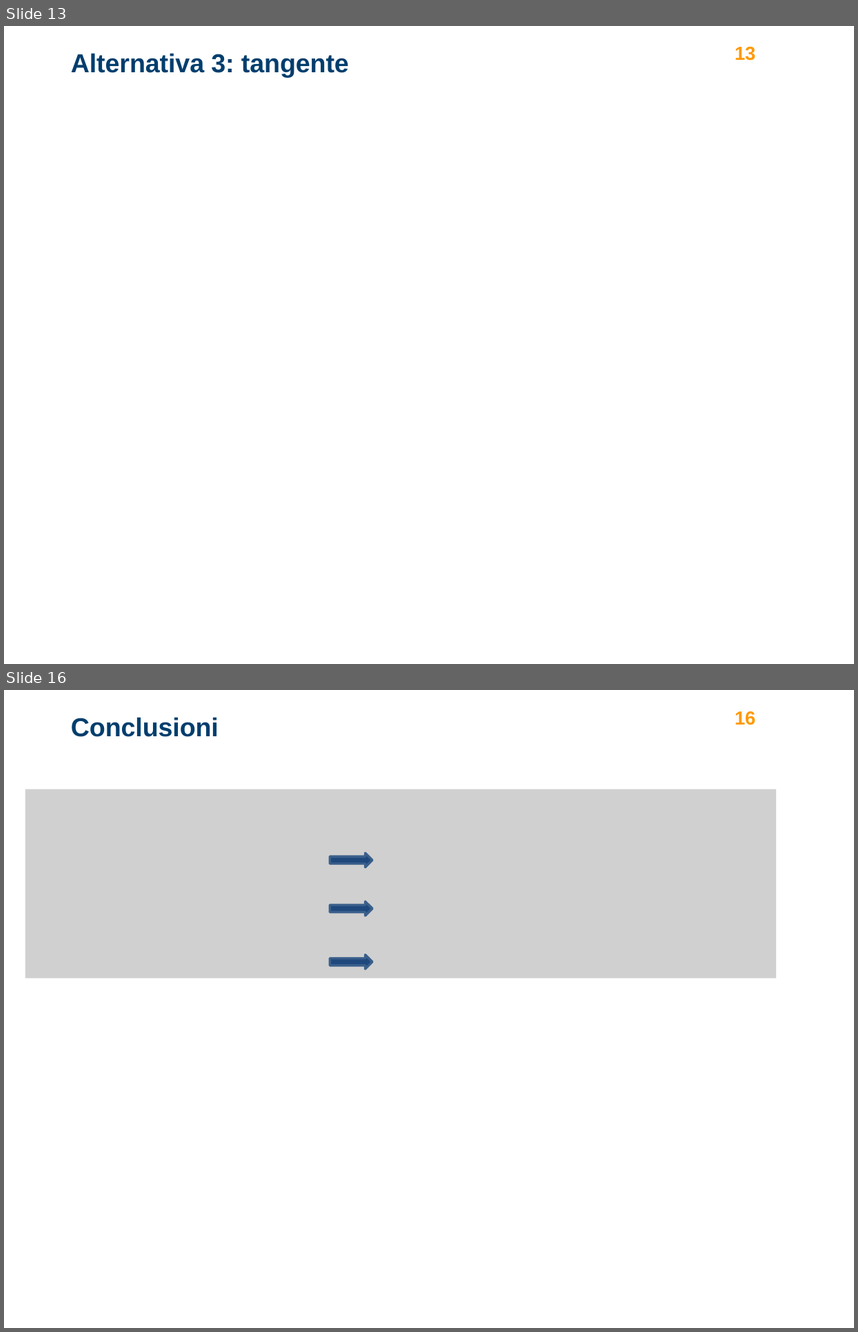
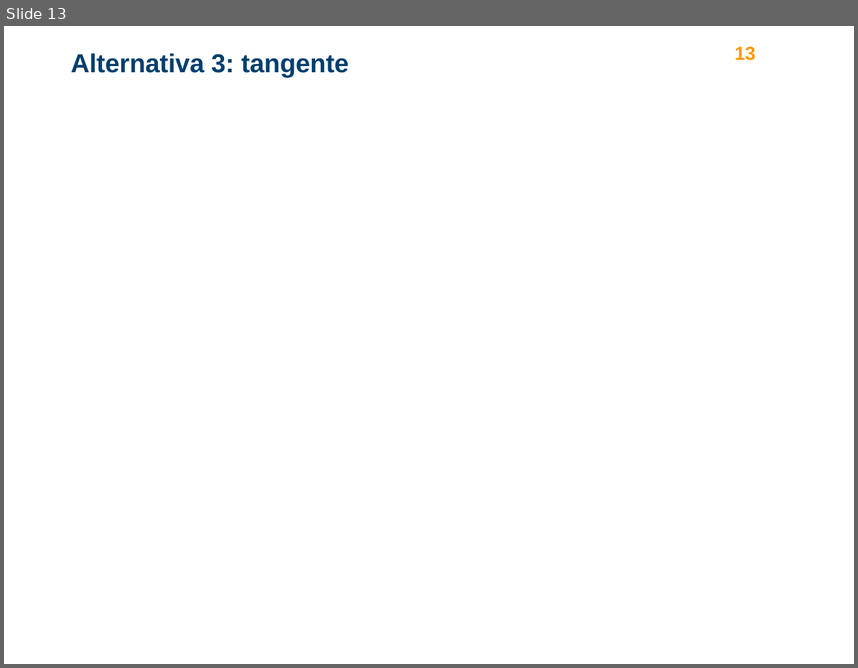
Before and after one commit to turcualexd/IAMS-progetto, a slide deck: Modelli relazione/ppt_presentazione.pptx. Shown one above the other, each under a label of ours: slides 13 and 16 before the commit, slide 13 after it; the slides between them are not shown. The pictures are 858x1332 and 858x668 pixels, drawn with LibreOffice and Linux fonts; fonts in the diff are those of the drawing; grey boxes stand for pictures; background and template pictures are left out. Boxes give left, top, right and bottom in pixels: in the first picture for what was removed or moved away, otherwise in the second. Text is boxed around its words. In the diff, an @@ line names an element or a change of style, - is before the commit and + after.

```diff
--- a/Modelli relazione/ppt_presentazione.pptx
+++ b/Modelli relazione/ppt_presentazione.pptx
@@ slide 16 removed at <box>4,690,854,1328</box>, background #FFFFFF @@
@@ title removed at <box>71,717,219,737</box> @@
-Conclusioni
@@ text removed at <box>735,711,755,725</box> @@
-16
@@ picture removed at <box>25,789,776,978</box> @@
@@ right arrow removed at <box>330,854,372,867</box> @@
@@ right arrow removed at <box>330,902,372,916</box> @@
@@ right arrow removed at <box>330,954,372,969</box> @@
```
Also in this commit, not shown: 2 slides changed, 1 slide added.
